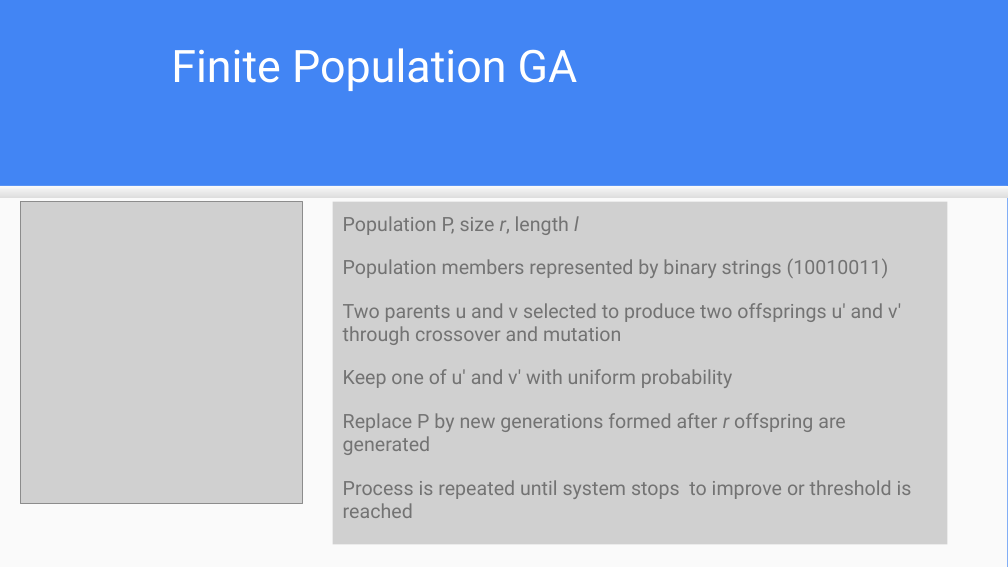
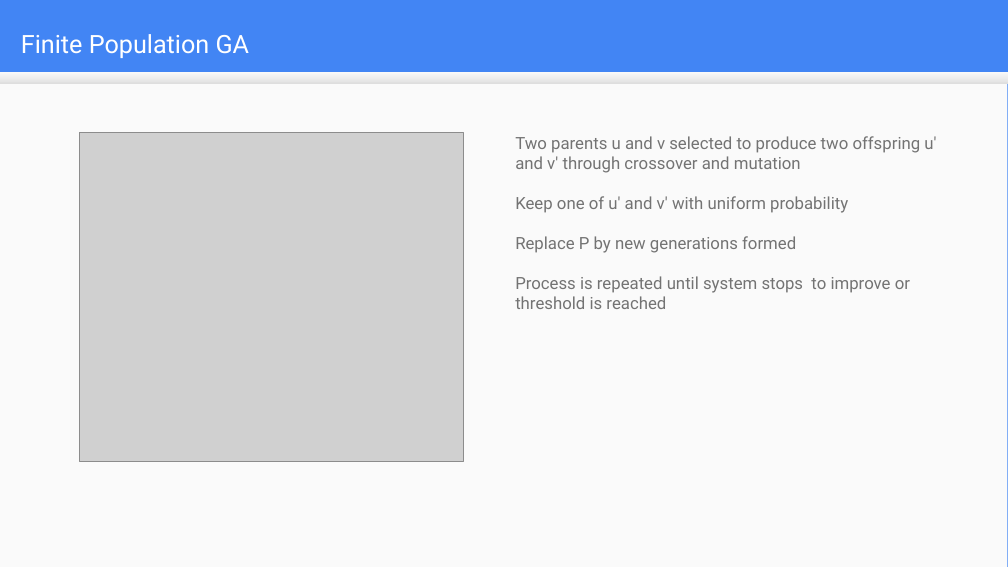
Before and after one commit to mduwalsh/project, a slide deck: slide 4 of thesis_slides_mahendra.odp. Drawn at 1008x567 pixels with LibreOffice and Linux fonts; fonts in the diff are those of the drawing; grey boxes stand for pictures. Boxes give left, top, right and bottom in pixels: in the first picture for what was removed or moved away, otherwise in the second. Text is boxed around its words. In the diff, an @@ line names an element or a change of style, - is before the commit and + after.

```diff
--- a/thesis_slides_mahendra.odp
+++ b/thesis_slides_mahendra.odp
@@ title "Finite Population GA": place and size @@
-title "Finite Population GA" at (171, 48, 578, 91)
+title "Finite Population GA" at (21, 34, 250, 58)
@@ title "Finite Population GA" at (21, 34, 250, 58): size 32 to 18 pt @@
@@ rectangle: place and size @@
-rectangle at (0, 185, 1007, 566)
+rectangle at (0, 73, 1007, 567)
@@ rectangle: place and size @@
-rectangle at (0, 185, 1008, 198)
+rectangle at (0, 73, 1008, 85)
@@ picture: place and size @@
-picture at (20, 202, 302, 504)
+picture at (80, 133, 464, 462)
@@ text added at (515, 136, 936, 309), 12 pt, text #737373 @@
+Two parents u and v selected to produce two offspring u' and v' through crossover and mutation
+Keep one of u' and v' with uniform probability
+Replace P by new generations formed
+Process is repeated until system stops to improve or threshold is reached
@@ picture removed at (333, 202, 948, 544) @@
-Population P, size r, length l
-Population members represented by binary strings (10010011)
-Two parents u and v selected to produce two offsprings u' and v' through crossover and mutation
-Keep one of u' and v' with uniform probability
-Replace P by new generations formed after r offspring are generated
-Process is repeated until system stops to improve or threshold is reached
```
Also in this commit, not shown: 10 other slides changed, 13 slides added, 4 slides removed, 4 other files.
